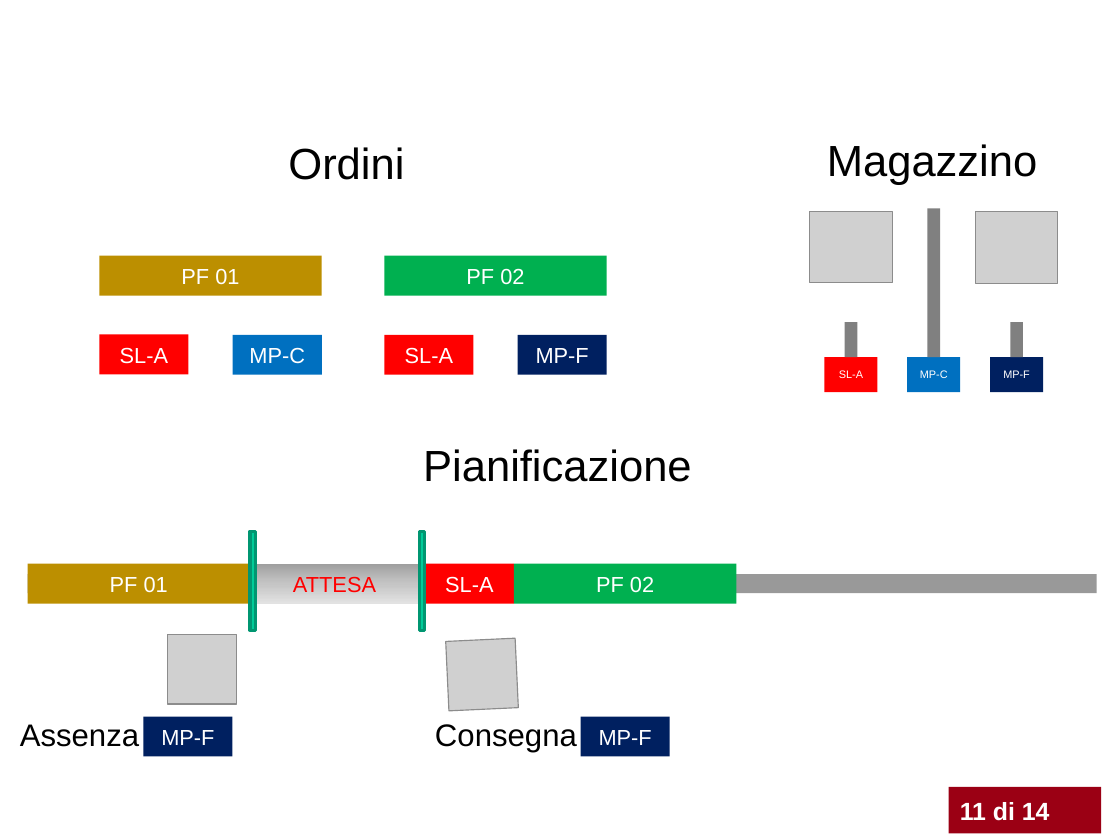
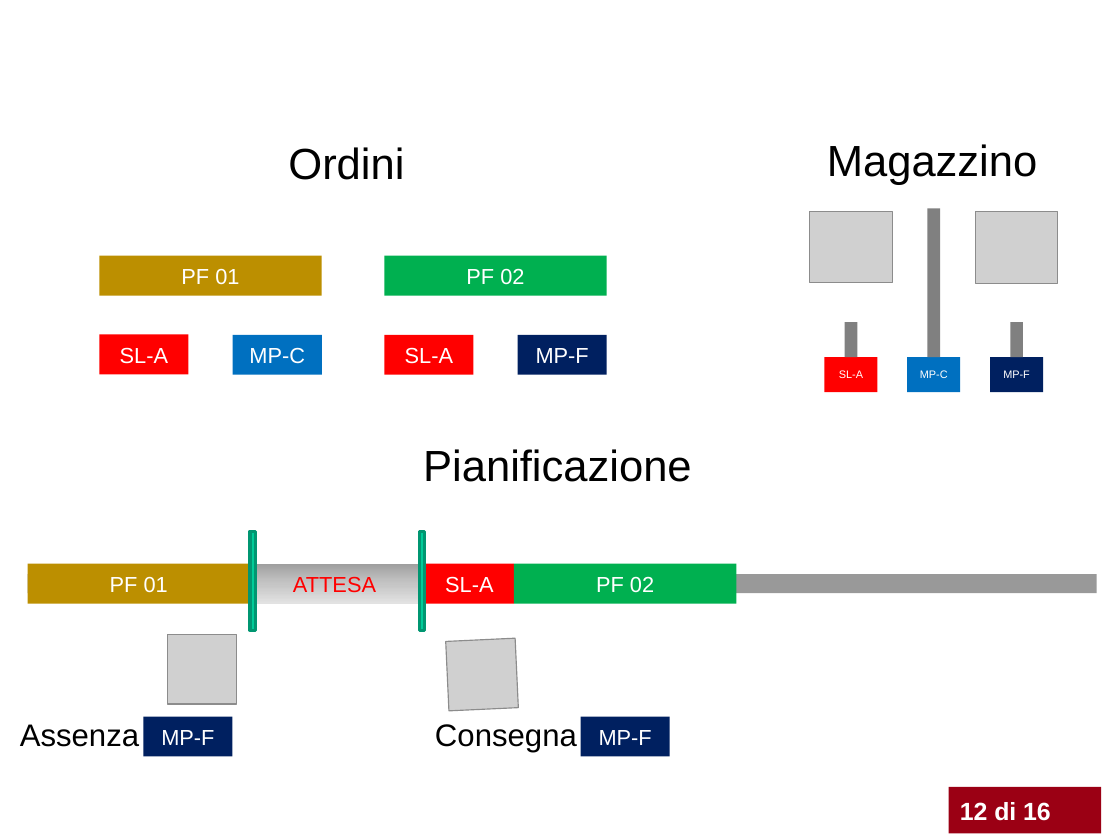
Before and after one commit to rikyb/Qontainer, a slide deck: slide 13 of presentazione/presentazione basso riccardo.pptx (slide 12 before the commit). Drawn at 1120x840 pixels with LibreOffice and Linux fonts; fonts in the diff are those of the drawing; grey boxes stand for pictures; background and template pictures are left out. Boxes give left, top, right and bottom in pixels: in the first picture for what was removed or moved away, otherwise in the second. Text is boxed around its words. In the diff, an @@ line names an element or a change of style, - is before the commit and + after.

```diff
--- a/presentazione/presentazione basso riccardo.pptx
+++ b/presentazione/presentazione basso riccardo.pptx
@@ text in rectangle at [960,802,1051,821]: text changed @@
-11 di 14
+12 di 16
@@ page number at [1011,809,1046,821]: text changed @@
-12/10
+13/10
```
Also in this commit, not shown: 12 other slides changed, 3 slides added, 1 slide removed, 6 other files.
